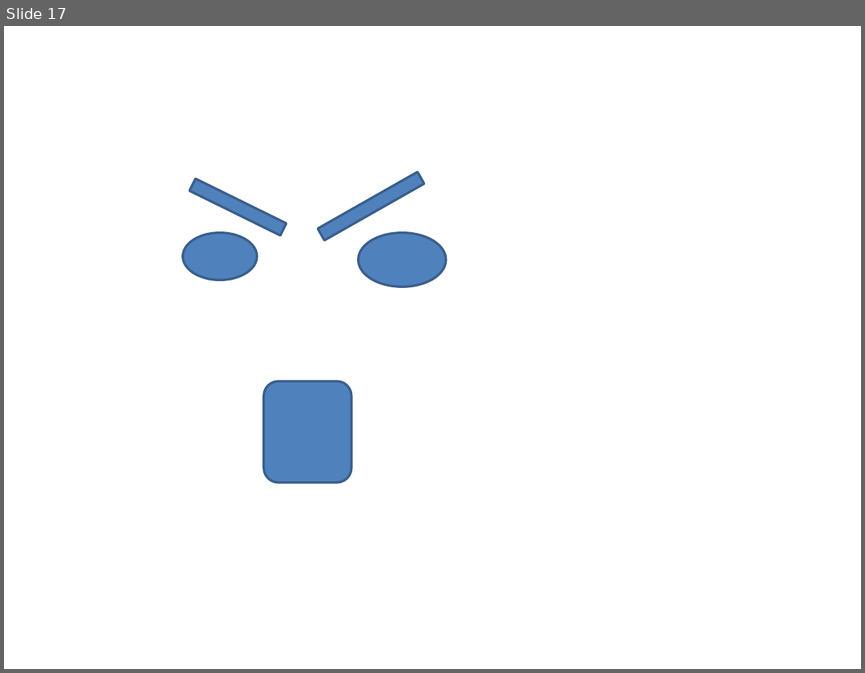
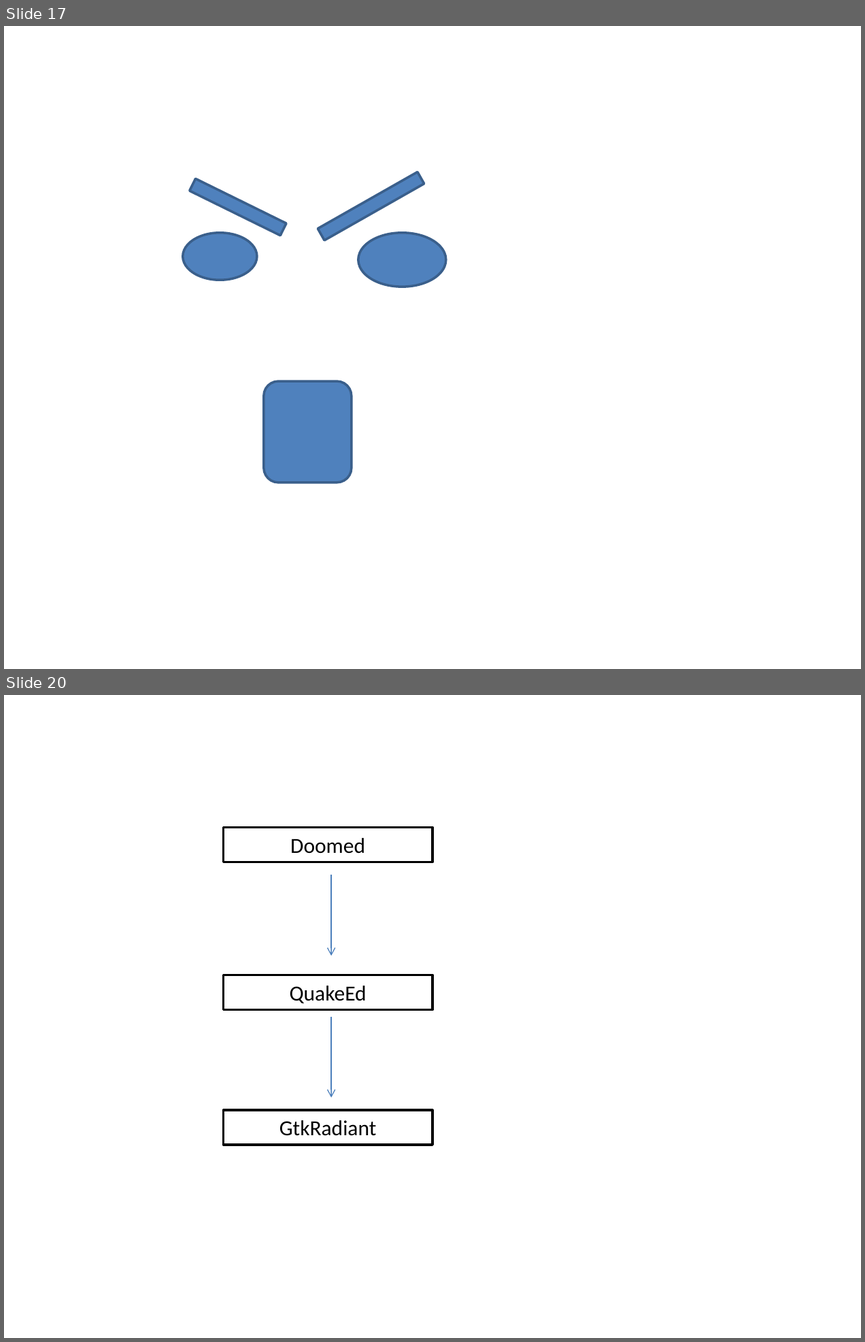
Before and after one commit to zhuowei/sketchbook_0, a slide deck: sketchbook2.pptx. Shown one above the other, each under a label of ours: slide 17 before the commit, slides 17 and 20 after it; the slides between them are not shown. The pictures are 865x673 and 865x1342 pixels, drawn with LibreOffice and Linux fonts; fonts in the diff are those of the drawing. Boxes give left, top, right and bottom in pixels: in the first picture for what was removed or moved away, otherwise in the second. Text is boxed around its words. In the diff, an @@ line names an element or a change of style, - is before the commit and + after.

```diff
--- a/sketchbook2.pptx
+++ b/sketchbook2.pptx
@@ slide 20 added at (x1=4, y1=695, x2=861, y2=1338), background #FFFFFF @@
@@ rectangle added at (x1=224, y1=828, x2=432, y2=862), fill #FFFFFF, outline #000000 2 pt, 18 pt, text #000000 @@
+Doomed
@@ arrow added from (331, 875) to (331, 955), #4B7EBC 0.75 pt @@
@@ rectangle added at (x1=224, y1=975, x2=432, y2=1009), fill #FFFFFF, outline #000000 2 pt, 18 pt, text #000000 @@
+QuakeEd
@@ arrow added from (331, 1016) to (331, 1097), #4B7EBC 0.75 pt @@
@@ rectangle added at (x1=224, y1=1110, x2=432, y2=1144), fill #FFFFFF, outline #000000 2 pt, 18 pt, text #000000 @@
+GtkRadiant
```
Also in this commit, not shown: 2 other slides added.
